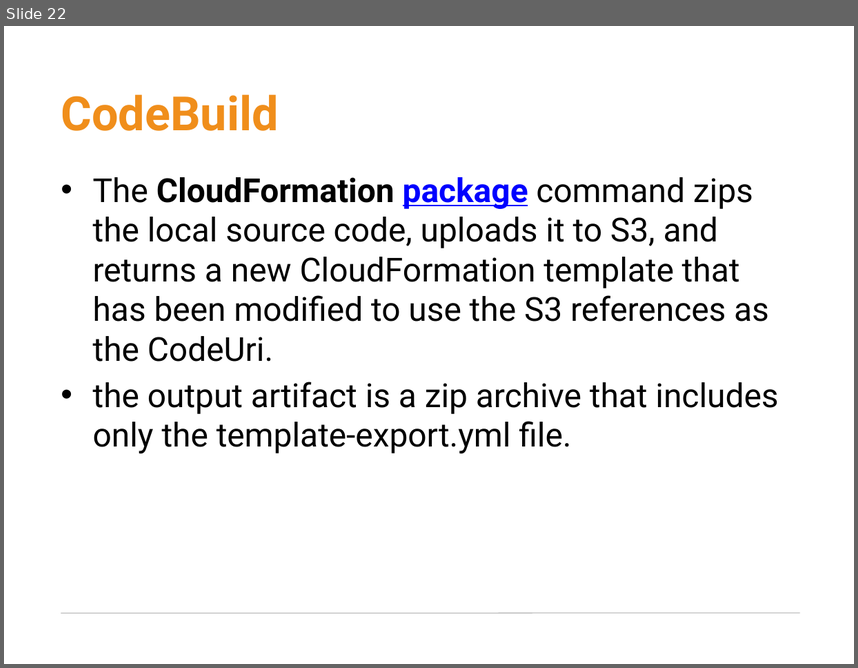
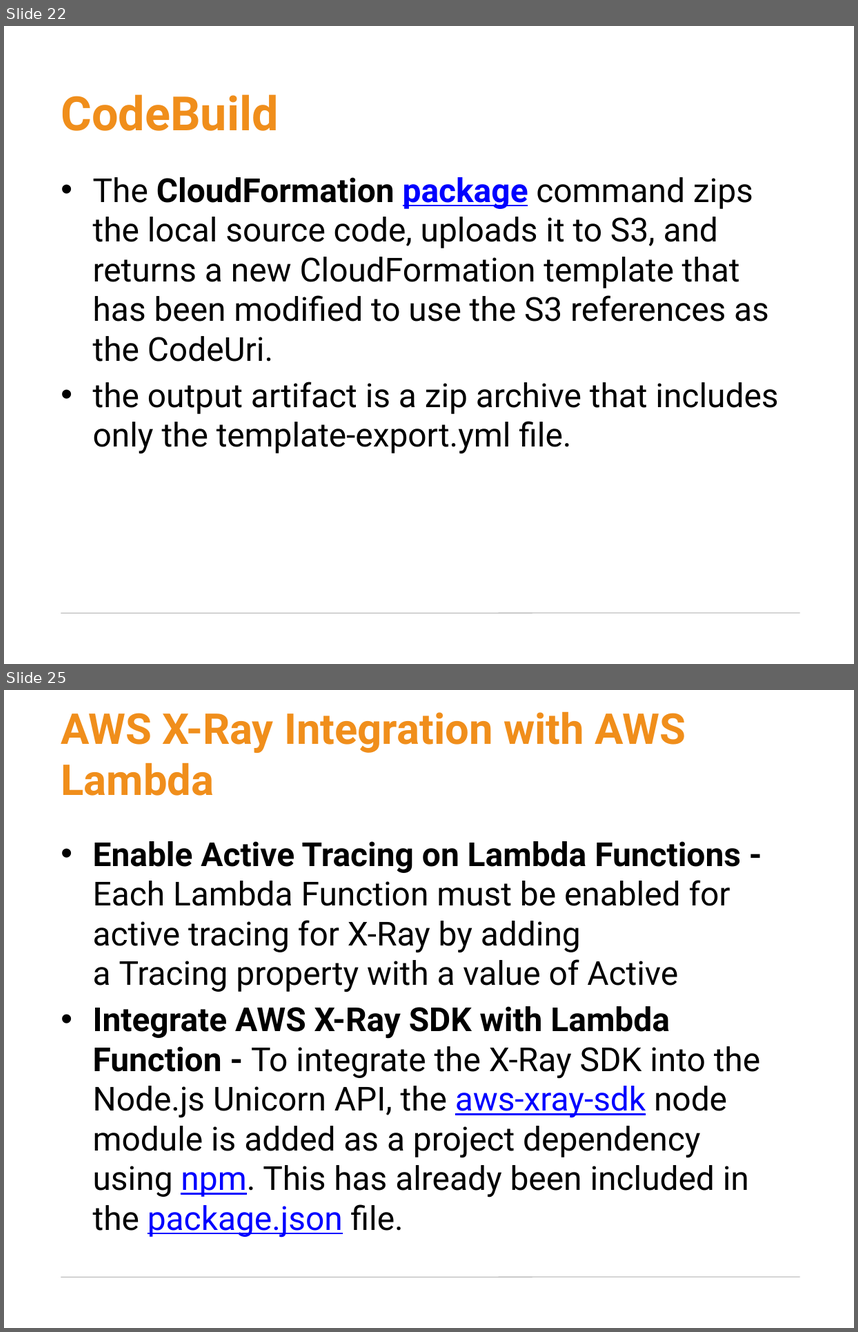
Before and after one commit to germanilia/AWS-MicroServices-Lmabda, a slide deck: Module 04 Building a CI:CD pipeline for serverless applications within AWS (Lambda).pptx. Shown one above the other, each under a label of ours: slide 22 before the commit, slides 22 and 25 after it; the slides between them are not shown. The pictures are 858x668 and 858x1332 pixels, drawn with LibreOffice and Linux fonts; fonts in the diff are those of the drawing; background and template pictures are left out. Boxes give left, top, right and bottom in pixels: in the first picture for what was removed or moved away, otherwise in the second. Text is boxed around its words. In the diff, an @@ line names an element or a change of style, - is before the commit and + after.

Commit message:
added xray

```diff
--- a/Module 04 Building a CI:CD pipeline for serverless applications within AWS (Lambda).pptx
+++ b/Module 04 Building a CI:CD pipeline for serverless applications within AWS (Lambda).pptx
@@ slide 25 added at (4,690,854,1328), background picture (left out); not listed: 1 template element that a slide beside it also shows @@
@@ title added at (61,711,686,796), 36 pt, text #F08E1B, bold @@
+AWS X-Ray Integration with AWS Lambda
@@ text added at (93,841,760,1237), 28 pt, text #000000 @@
+• Enable Active Tracing on Lambda Functions - Each Lambda Function must be enabled for active tracing for X-Ray by adding a Tracing property with a value of Active
+• Integrate AWS X-Ray SDK with Lambda Function - To integrate the X-Ray SDK into the Node.js Unicorn API, the aws-xray-sdk node module is added as a project dependency using npm. This has already been included in the package.json file.
```
Also in this commit, not shown: 2 slides changed, 4 other slides added, 29 other files.
